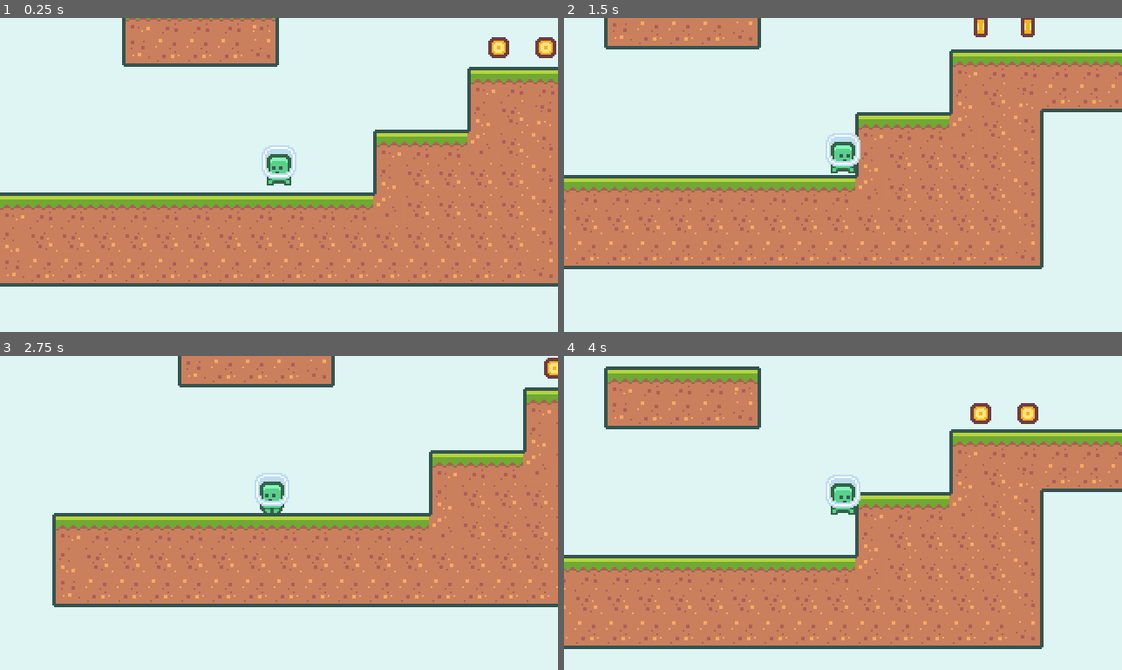
Above: before the commit, frames 1-4 (two rows, left to right).
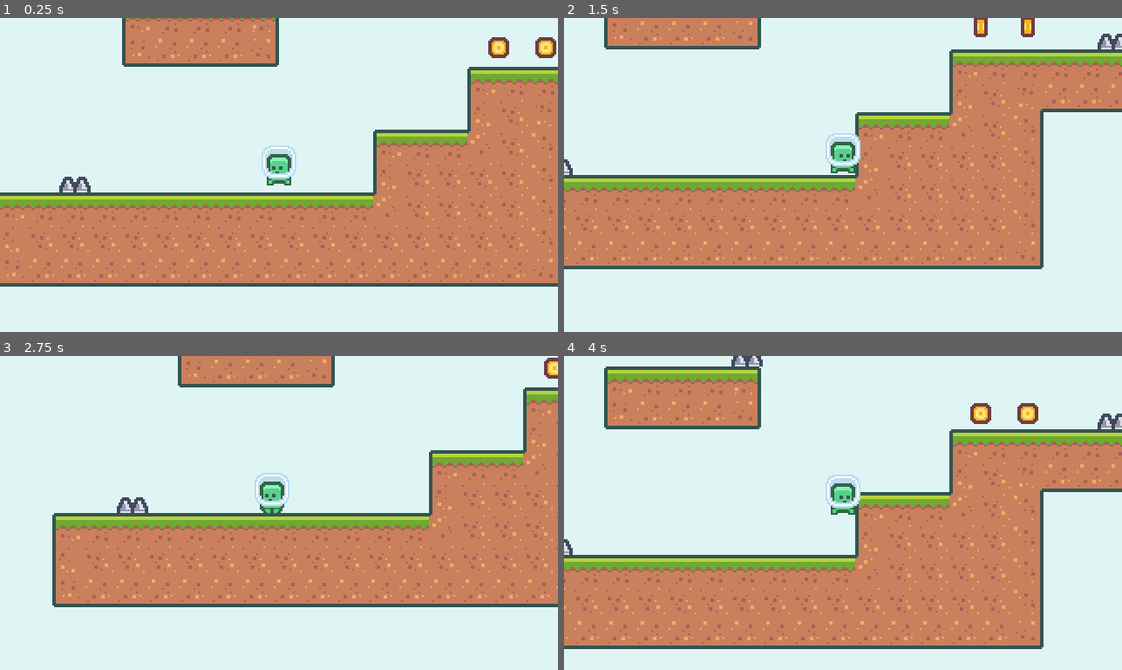
Above: after the commit, the same moments.

Repository: gondr99/godotPlatformer
Game: Godot game, scene res://scenes/Main.tscn
The game is run twice, just before and just after one commit, with the same random seed, the same clock (stepped at 60 frames per second) and the same inputs.
Inputs:
- Up to frame 1 (0.25 s): no input
- Up to frame 2 (1.5 s): hold Right (move_right) from 0.53 s (still down); tap Space (jump) at 0.77 s
- Up to frame 3 (2.75 s): tap Space (jump) at 1.52 s; release Right (move_right) at 2.03 s; hold Left (move_left) from 2.03 s (still down)
- Up to frame 4 (4 s): release Left (move_left) at 2.78 s; hold Right (move_right) from 2.78 s (still down); tap Space (jump) at 3.02, 3.77 s

The runs differ from the first frame. In frame 1, 0.2% of the frame differs, in the area x 10-17%, y 50-56%; in frame 2, 0.2%; in frame 3, 0.2%; in frame 4, 0.3%, in the area x 0-100%, y 0-64%.

Commit message:
add spike

Diff:
--- a/project.godot
+++ b/project.godot
@@ -71,6 +71,11 @@
  ]
 }
 
+[layer_names]
+
+2d_physics/layer_19="HAZARD"
+2d_physics/layer_20="PICKUP"
+
 [physics]
 
 common/enable_pause_aware_picking=true
@@ -80,3 +85,4 @@
 2d/snapping/use_gpu_pixel_snap=true
 environment/default_clear_color=Color( 0.301961, 0.301961, 0.301961, 1 )
 environment/default_environment="res://default_env.tres"
+quality/dynamic_fonts/use_oversampling=false
--- a/scenes/Coin.tscn
+++ b/scenes/Coin.tscn
@@ -82,8 +82,8 @@
 anims/pickup = SubResource( 4 )
 
 [node name="Area2D" type="Area2D" parent="."]
-collision_layer = 32768
-collision_mask = 32768
+collision_layer = 524288
+collision_mask = 524288
 
 [node name="CollisionShape2D" type="CollisionShape2D" parent="Area2D"]
 shape = SubResource( 2 )
--- a/scenes/Main.tscn
+++ b/scenes/Main.tscn
@@ -1,9 +1,10 @@
-[gd_scene load_steps=5 format=2]
+[gd_scene load_steps=6 format=2]
 
 [ext_resource path="res://resources/platforms.tres" type="TileSet" id=1]
 [ext_resource path="res://scenes/Player.tscn" type="PackedScene" id=2]
 [ext_resource path="res://scenes/GameCamera.tscn" type="PackedScene" id=3]
 [ext_resource path="res://scenes/Coin.tscn" type="PackedScene" id=4]
+[ext_resource path="res://scenes/Spikes.tscn" type="PackedScene" id=5]
 
 [node name="Node2D" type="Node2D"]
 
@@ -23,3 +24,12 @@
 
 [node name="Coin2" parent="." instance=ExtResource( 4 )]
 position = Vector2( 153, -45 )
+
+[node name="Spikes" parent="." instance=ExtResource( 5 )]
+position = Vector2( -8, -72 )
+
+[node name="Spikes2" parent="." instance=ExtResource( 5 )]
+position = Vector2( -116.661, 36.2202 )
+
+[node name="Spikes3" parent="." instance=ExtResource( 5 )]
+position = Vector2( 202.047, -36 )
--- a/scenes/Player.gd
+++ b/scenes/Player.gd
@@ -1,4 +1,6 @@
 extends KinematicBody2D
+
+signal died
 
 var gravity = 1000
 var velocity = Vector2.ZERO
@@ -13,7 +15,7 @@
 
 # Called when the node enters the scene tree for the first time.
 func _ready():
-	pass # Replace with function body.
+	$HazardArea2D.connect("area_entered", self, "on_hazard_area_entered")
 
 
 # Called every frame. 'delta' is the elapsed time since the previous frame.
@@ -73,3 +75,8 @@
 
 	if(moveVec.x != 0):
 		$AnimatedPlayerSprite.flip_h = true if moveVec.x > 0 else false
+
+
+func on_hazard_area_entered(other_area2d):
+	#print("Die")
+	emit_signal("died")
--- a/scenes/Player.tscn
+++ b/scenes/Player.tscn
@@ -28,6 +28,9 @@
 [sub_resource type="RectangleShape2D" id=1]
 extents = Vector2( 7, 9 )
 
+[sub_resource type="RectangleShape2D" id=4]
+extents = Vector2( 4, 7 )
+
 [node name="Player" type="KinematicBody2D" groups=["player"]]
 script = ExtResource( 2 )
 
@@ -35,11 +38,11 @@
 wait_time = 0.1
 one_shot = true
 
-[node name="CoinCollectArea2D" type="Area2D" parent="."]
-collision_layer = 32768
-collision_mask = 32768
+[node name="PickupArea2D" type="Area2D" parent="."]
+collision_layer = 524288
+collision_mask = 524288
 
-[node name="CollisionShape2D" type="CollisionShape2D" parent="CoinCollectArea2D"]
+[node name="CollisionShape2D" type="CollisionShape2D" parent="PickupArea2D"]
 position = Vector2( 0, -11 )
 shape = SubResource( 3 )
 
@@ -52,3 +55,11 @@
 [node name="CollisionShape2D" type="CollisionShape2D" parent="."]
 position = Vector2( 0, -9 )
 shape = SubResource( 1 )
+
+[node name="HazardArea2D" type="Area2D" parent="."]
+position = Vector2( 0, -7 )
+collision_layer = 262144
+collision_mask = 262144
+
+[node name="CollisionShape2D" type="CollisionShape2D" parent="HazardArea2D"]
+shape = SubResource( 4 )
--- /dev/null
+++ b/scenes/Spikes.tscn
@@ -0,0 +1,20 @@
+[gd_scene load_steps=3 format=2]
+
+[ext_resource path="res://assets/spike/tile_0068.png" type="Texture" id=1]
+
+[sub_resource type="RectangleShape2D" id=1]
+extents = Vector2( 7, 2 )
+
+[node name="Spikes" type="Node2D"]
+
+[node name="Sprite" type="Sprite" parent="."]
+texture = ExtResource( 1 )
+offset = Vector2( 0, -9 )
+
+[node name="Area2D" type="Area2D" parent="."]
+position = Vector2( 0, -2 )
+collision_layer = 262144
+collision_mask = 262144
+
+[node name="CollisionShape2D" type="CollisionShape2D" parent="Area2D"]
+shape = SubResource( 1 )
Binary file added: assets/spike/tile_0068.png
Not shown, added: assets/spike/tile_0068.png.import
Not shown: 1 places in scenes/Player.tscn that only renumber resources
